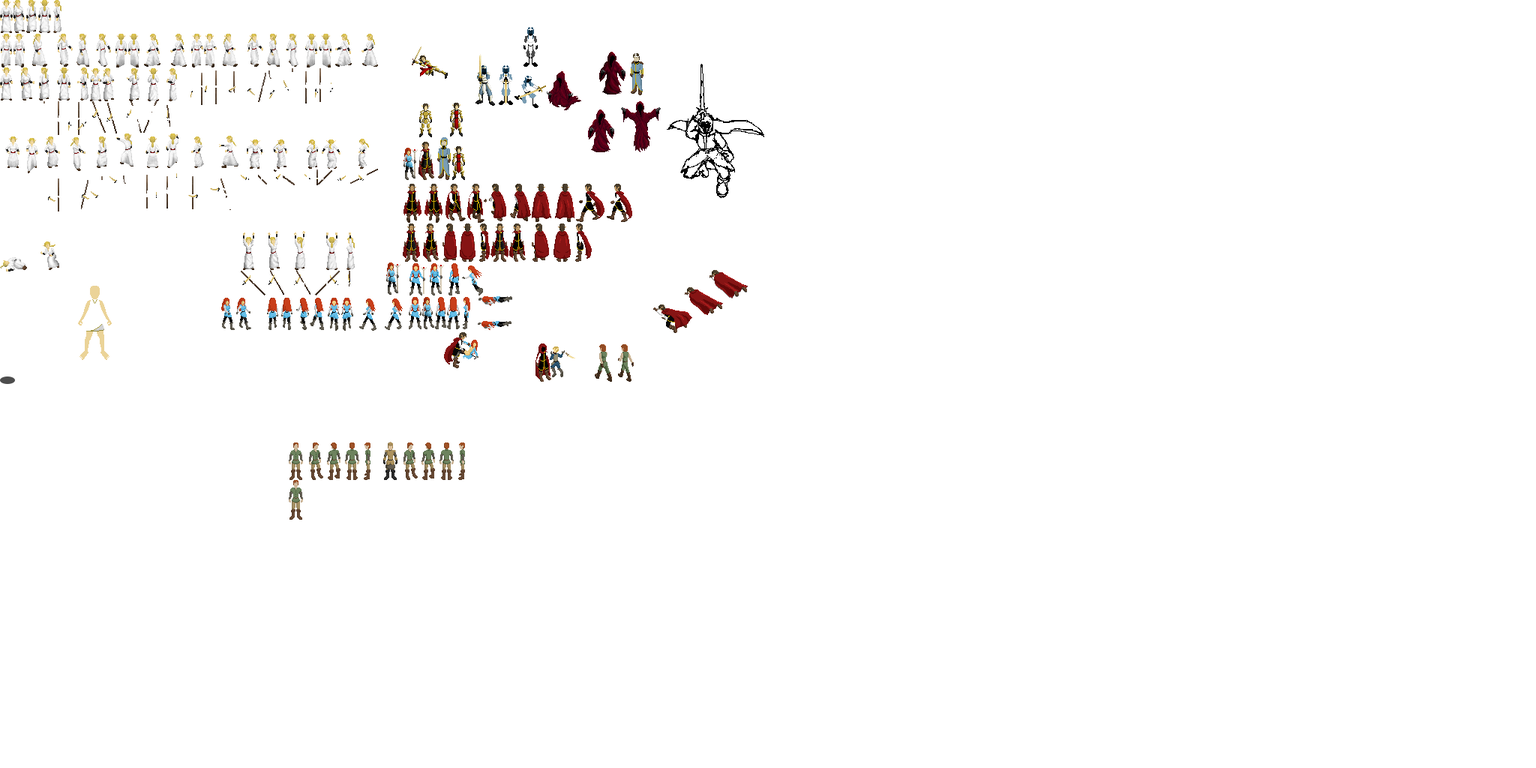
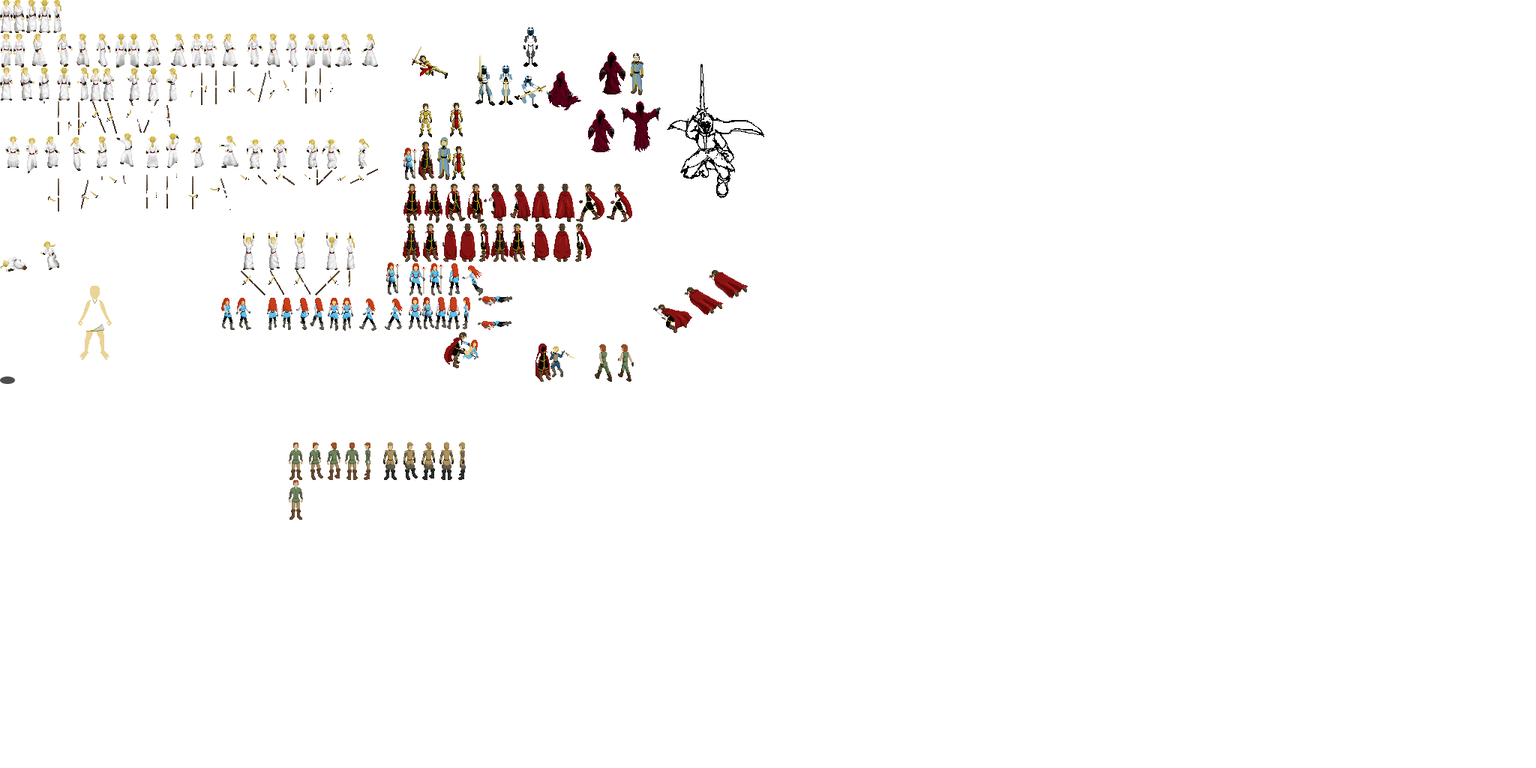
Layer changes from the first 1536×768 image to the second:
painted on "background" over [293, 441, 466, 488]
